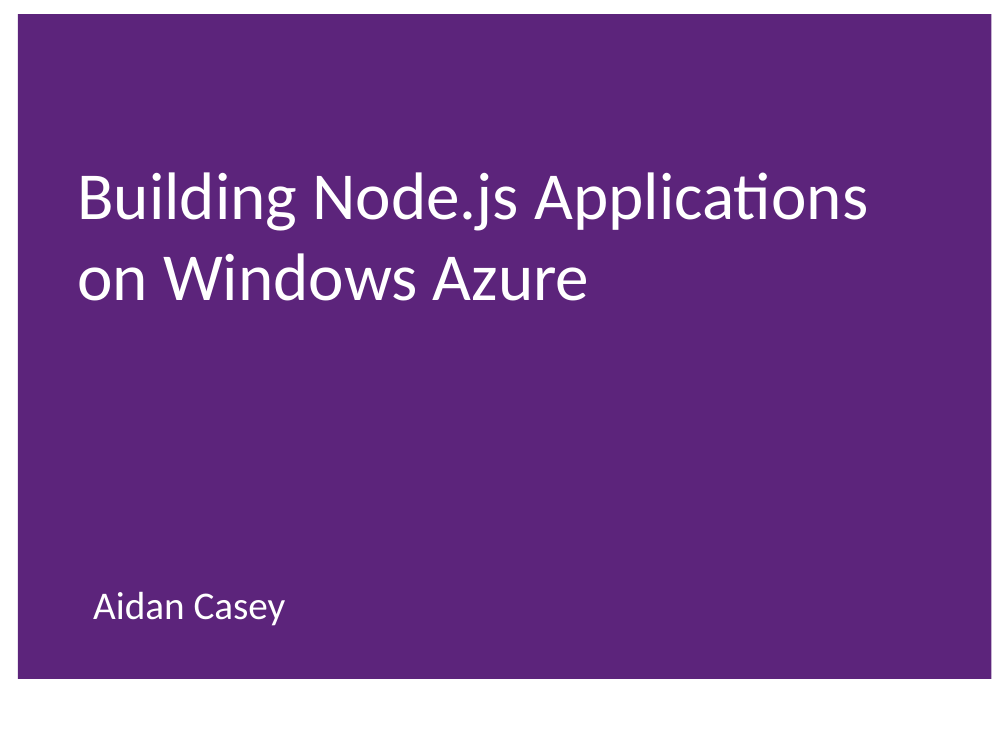
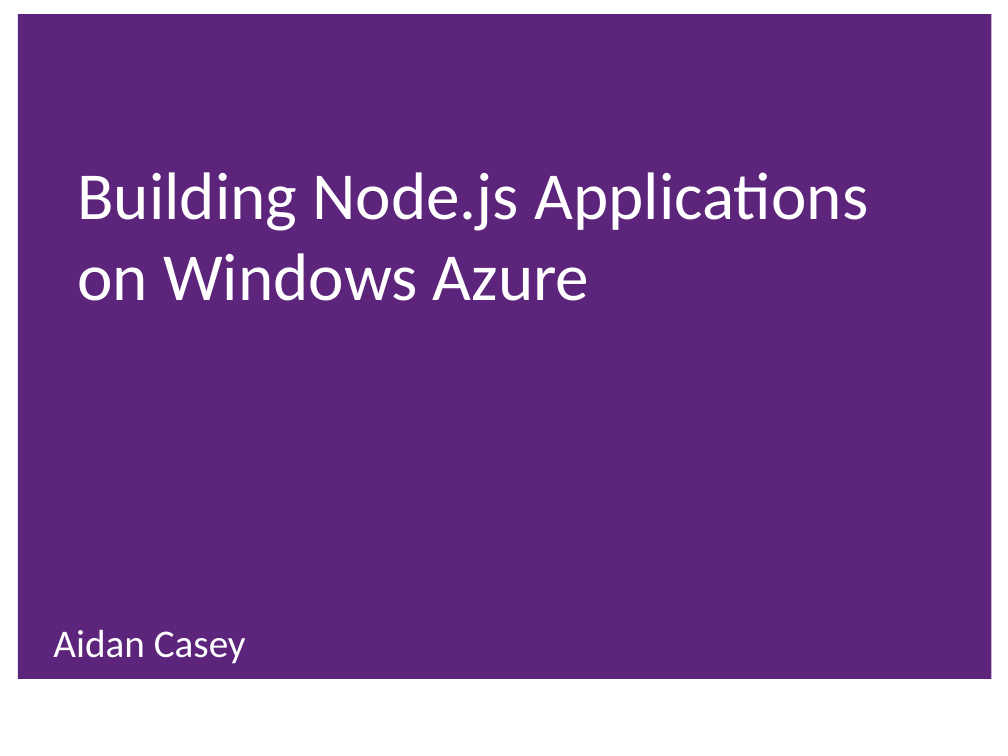
Before and after one commit to aidancasey/AzureNodeChatClient, a slide deck: slide 1 of presentation/Building Node.js Applications on Windows Azure.pptx. Drawn at 1008x756 pixels with LibreOffice and Linux fonts; fonts in the diff are those of the drawing; background and template pictures are left out. Boxes give left, top, right and bottom in pixels: in the first picture for what was removed or moved away, otherwise in the second. Text is boxed around its words. In the diff, an @@ line names an element or a change of style, - is before the commit and + after.

```diff
--- a/presentation/Building Node.js Applications on Windows Azure.pptx
+++ b/presentation/Building Node.js Applications on Windows Azure.pptx
@@ text "Aidan Casey" moved from (x1=93, y1=591, x2=286, y2=626) to (x1=53, y1=629, x2=246, y2=664) @@
```
Also in this commit, not shown: 2 other slides changed.
